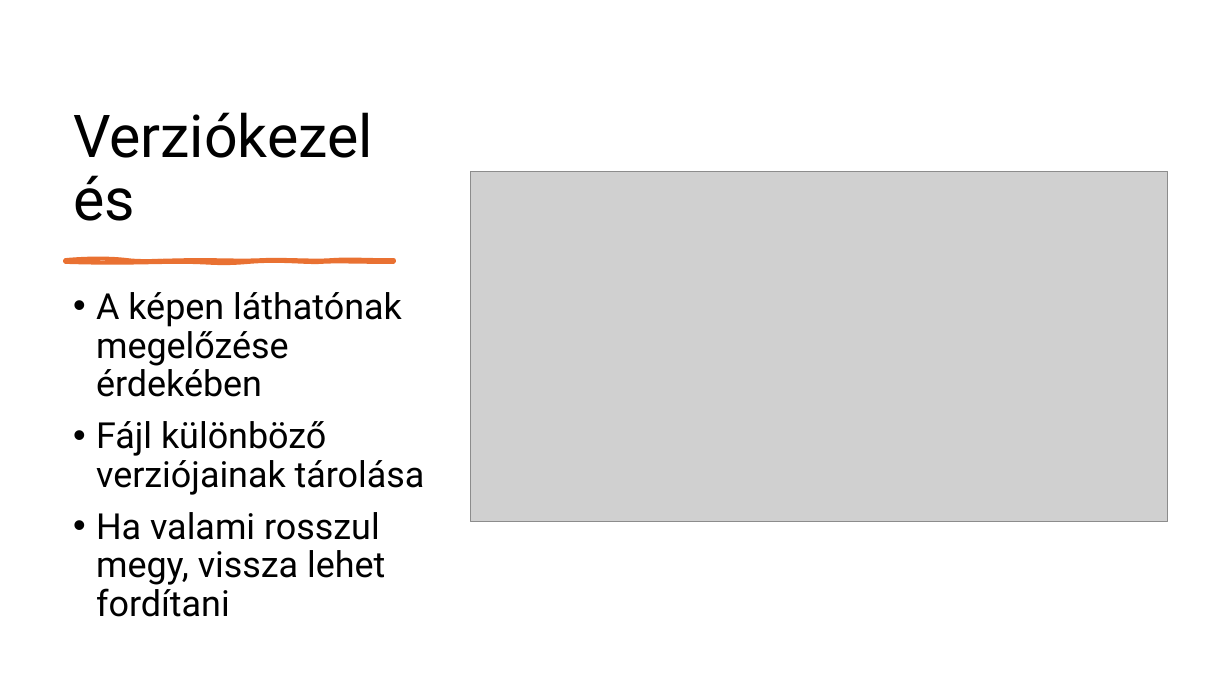
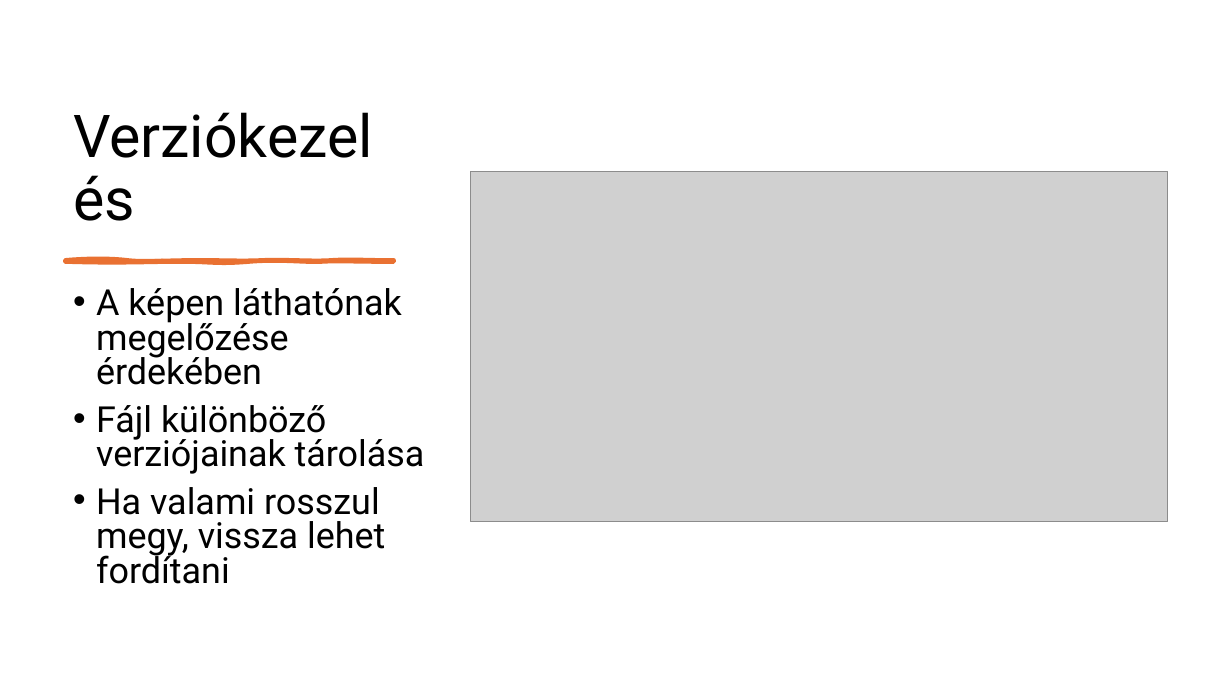
Before and after one commit to Maho-Yoshino/School_Notes, a slide deck: slide 2 of 2025-2026/IKT/github/Github.pptx. Drawn at 1232x693 pixels with LibreOffice and Linux fonts; fonts in the diff are those of the drawing; grey boxes stand for pictures. Boxes give left, top, right and bottom in pixels: in the first picture for what was removed or moved away, otherwise in the second. Text is boxed around its words. In the diff, an @@ line names an element or a change of style, - is before the commit and + after.

```diff
--- a/2025-2026/IKT/github/Github.pptx
+++ b/2025-2026/IKT/github/Github.pptx
@@ freeform shape at (65, 260, 394, 262): outline redrawn @@
@@ text "A képen láthatónak megelőzése érdekében" at (96, 288, 425, 584): line spacing 0.9 to 0.8 @@
```
Also in this commit, not shown: 3 other slides changed.
